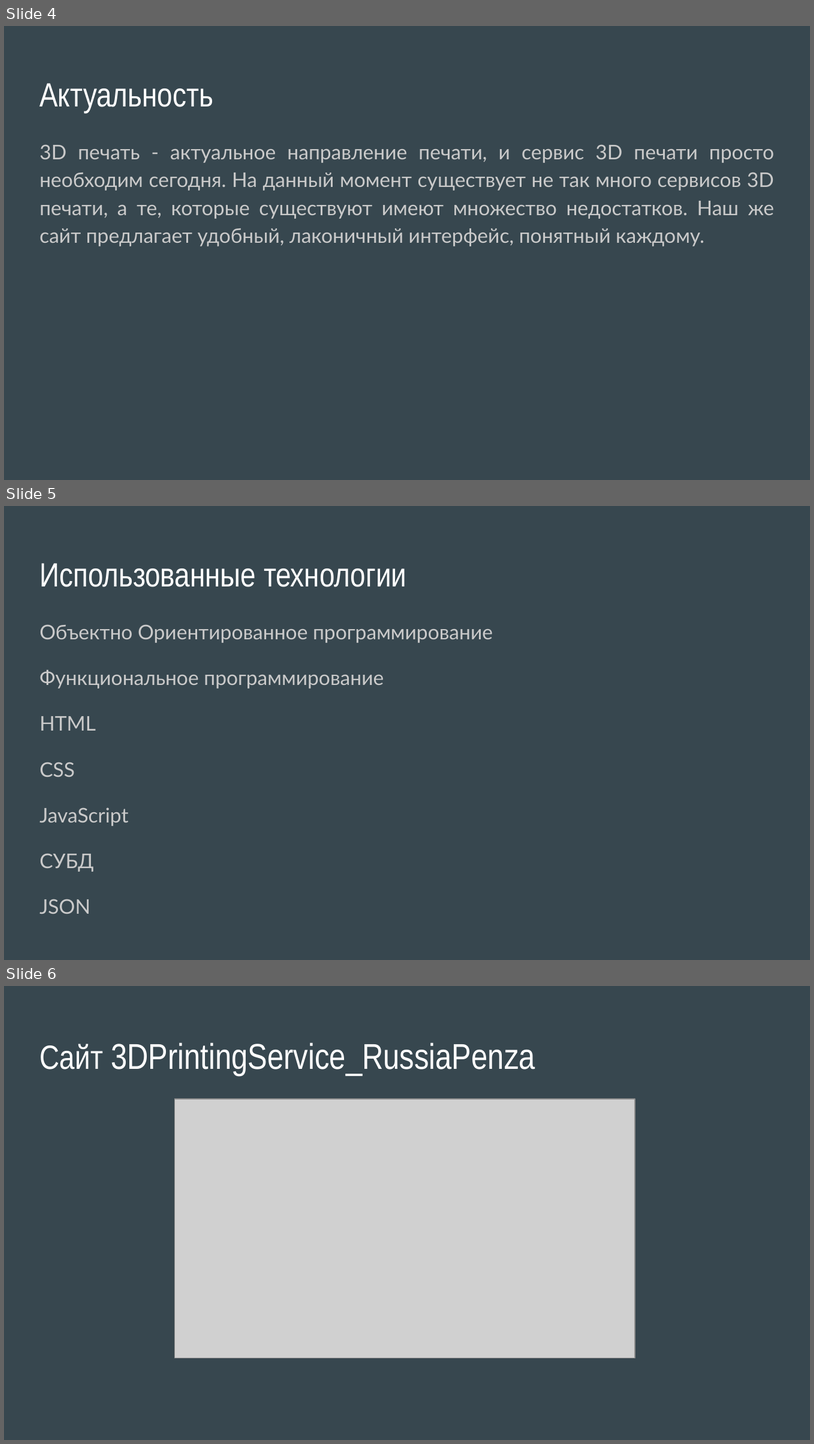
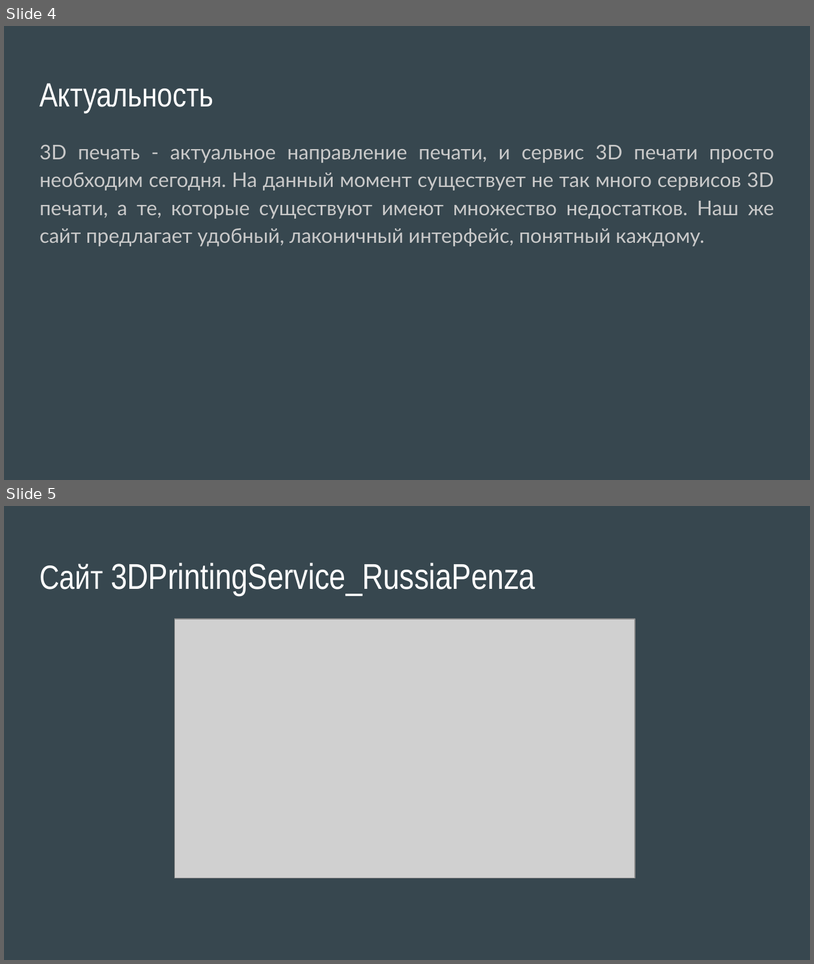
Before and after one commit to feodorrussia/3DPrintingServi-e_RussiaPenza, a slide deck: Proekt_po_WebServer_3DPrintingService_RussiaPenza.pptx. Shown one above the other, each under a label of ours: slides 4, 5 and 6 before the commit, slides 4 and 5 after it. The pictures are 814x1444 and 814x964 pixels, drawn with LibreOffice and Linux fonts; fonts in the diff are those of the drawing; grey boxes stand for pictures. Boxes give left, top, right and bottom in pixels: in the first picture for what was removed or moved away, otherwise in the second. Text is boxed around its words. In the diff, an @@ line names an element or a change of style, - is before the commit and + after.

```diff
--- a/Proekt_po_WebServer_3DPrintingService_RussiaPenza.pptx
+++ b/Proekt_po_WebServer_3DPrintingService_RussiaPenza.pptx
@@ slide 5 removed at [4,506,810,960], background #37474F @@
@@ title removed at [39,563,407,587] @@
-Использованные технологии
@@ text removed at [39,624,493,913] @@
-Объектно Ориентированное программирование
-Функциональное программирование
-HTML
-CSS
-JavaScript
-СУБД
-JSON
@@ what was slide 6 is now slide 5 @@
```
Also in this commit, not shown: 1 slide changed, 7 other files.
